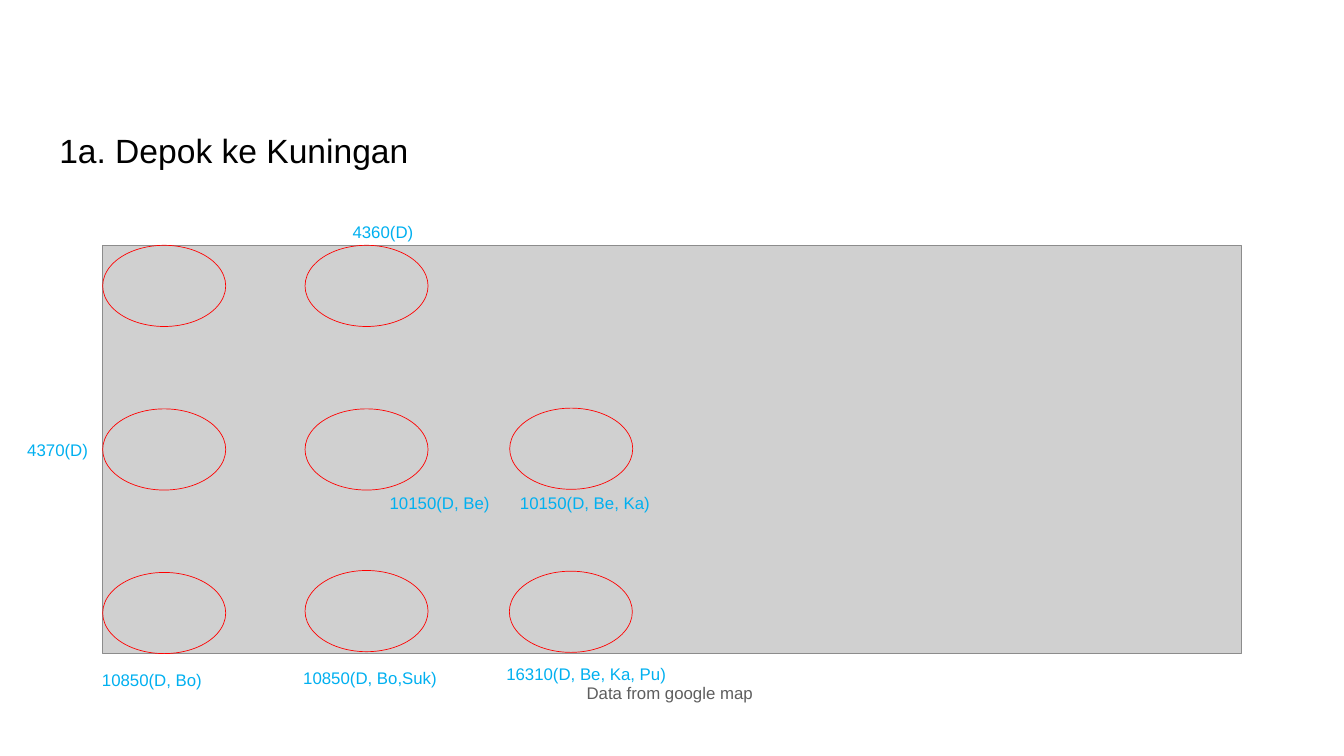
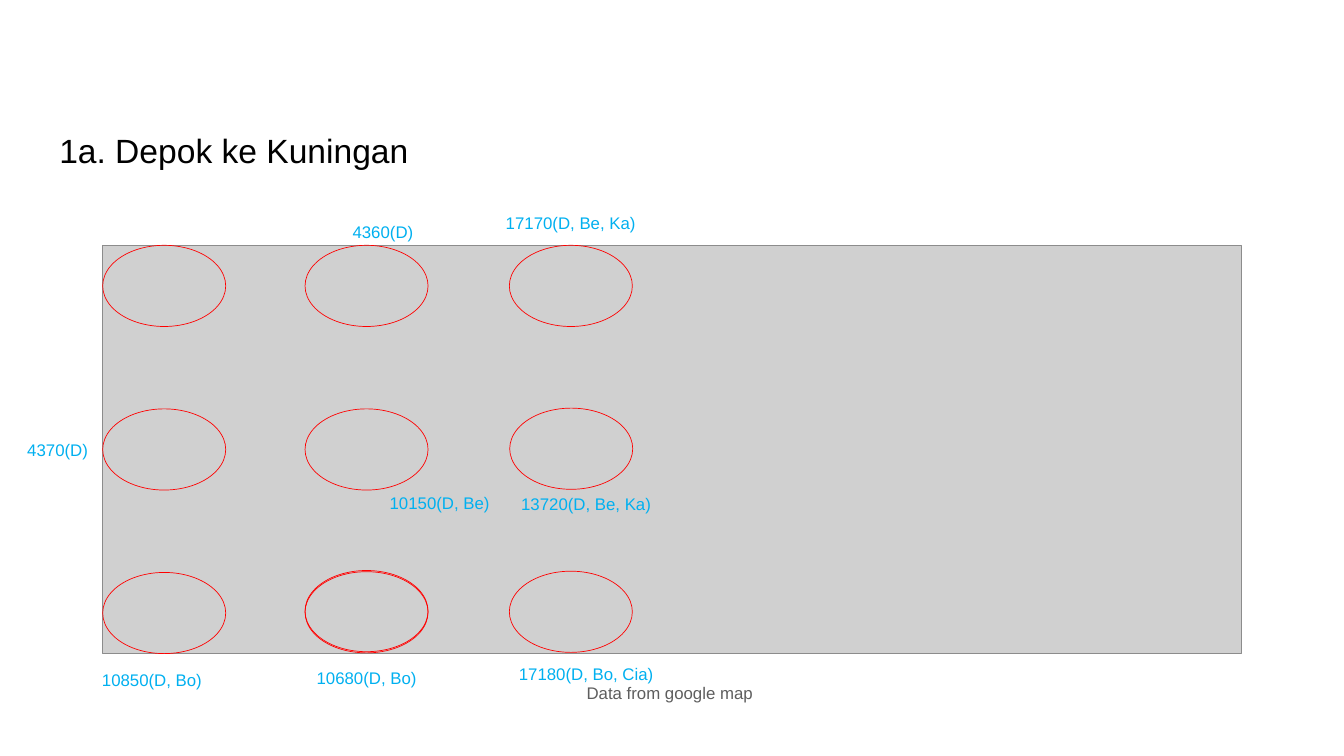
Before and after one commit to DentAlpha/Latihan-6-EL2208-PMC, a slide deck: slide 11 of Latihan 6.pptx (slide 10 before the commit). Drawn at 1344x756 pixels with LibreOffice and Linux fonts; fonts in the diff are those of the drawing; grey boxes stand for pictures. Boxes give left, top, right and bottom in pixels: in the first picture for what was removed or moved away, otherwise in the second. Text is boxed around its words. In the diff, an @@ line names an element or a change of style, - is before the commit and + after.

```diff
--- a/Latihan 6.pptx
+++ b/Latihan 6.pptx
@@ text added at [506, 216, 635, 233], 24 pt, text #00B0F0 @@
+17170(D, Be, Ka)
@@ ellipse added at [509, 245, 632, 327], outline #FF0000 1 pt @@
@@ text at [521, 498, 651, 514]: text changed @@
-10150(D, Be, Ka)
+13720(D, Be, Ka)
@@ ellipse added at [305, 571, 428, 653], outline #FF0000 1 pt @@
@@ text at [317, 671, 416, 688]: text changed @@
-10850(D, Bo,Suk)
+10680(D, Bo)
@@ text at [519, 667, 653, 684]: text changed @@
-16310(D, Be, Ka, Pu)
+17180(D, Bo, Cia)
```
Also in this commit, not shown: 26 other slides changed, 3 slides added.
